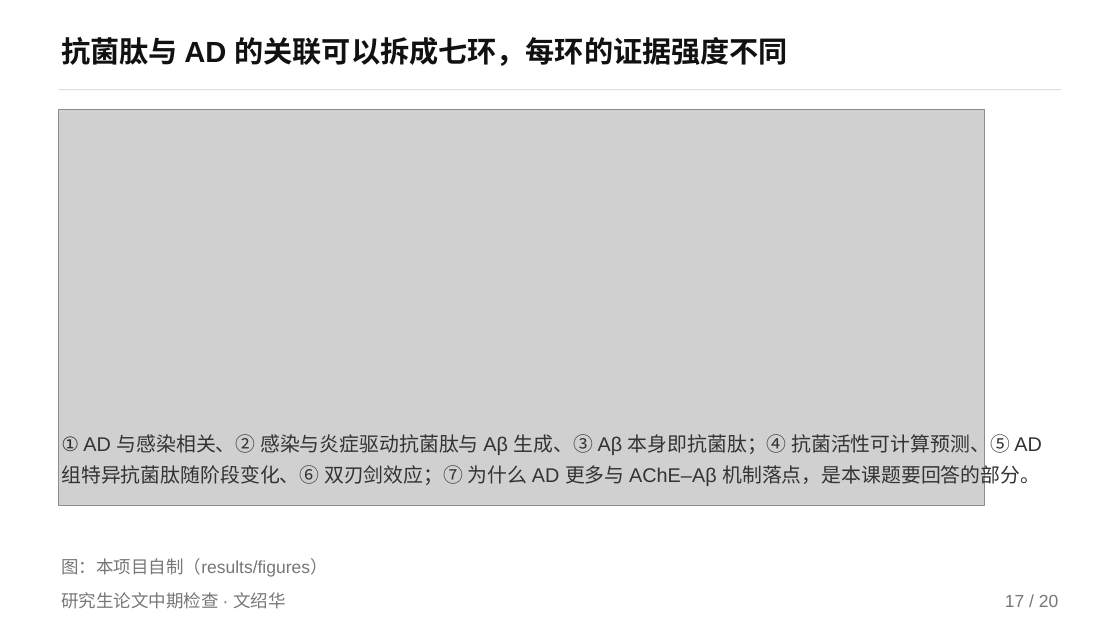
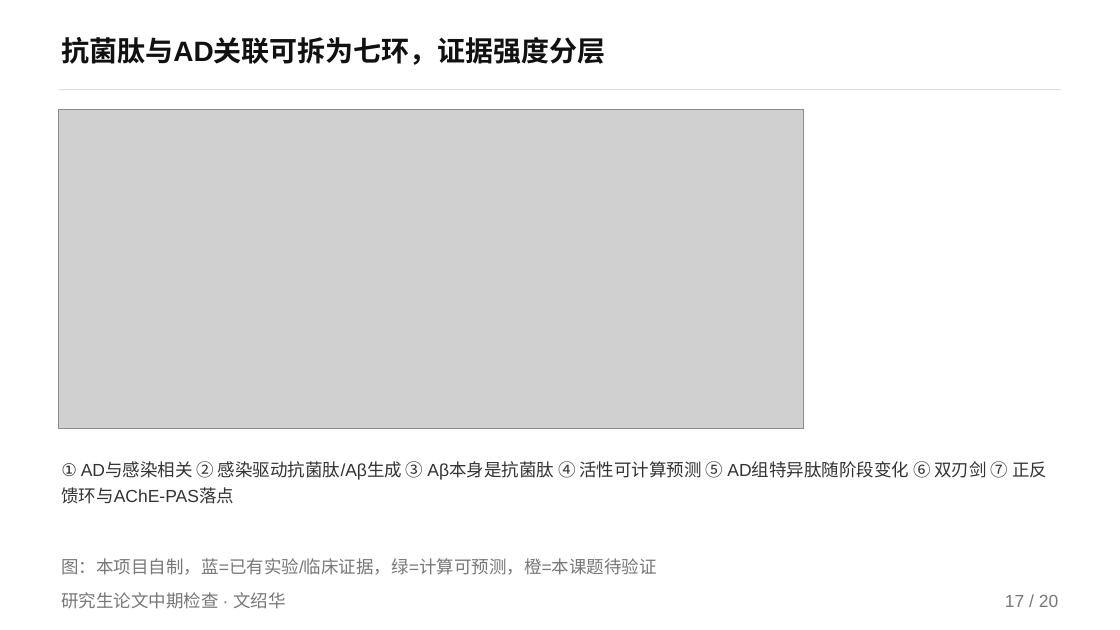
Before and after one commit to mqgg5630-cyber/zhongqi, a slide deck: slide 17 of deliverable/中期答辩_H_nature风.pptx. Drawn at 1120x630 pixels with LibreOffice and Linux fonts; fonts in the diff are those of the drawing; grey boxes stand for pictures. Boxes give left, top, right and bottom in pixels: in the first picture for what was removed or moved away, otherwise in the second. Text is boxed around its words. In the diff, an @@ line names an element or a change of style, - is before the commit and + after.

Commit message:
fix: 删除旧检查组名单，PPT排版重构无重叠，机制文献扩展至38篇覆盖8问+动力学多文献，分支同步至 arena/01a0a949-zhongqi
- 删除中期检查表中的张兴晓等6人旧名单，表格留空，build_ops/check_all适配
- 重写make_ppt_mech.py：4页机制补充页精简文字≥15pt，文本框增高，无重叠，check_ppt全OK
- 机制文档全面版：38篇文献，涵盖抗菌活性预测(Ma 2022/Santos-Junior 2024/Wan 2024)、AD感染关联(HSV-1/P.gingivalis/LPS)、宿主AMP上调(hBD-1/hBD-2/LL-37/CAP37)、AChE-PAS多文献链(Inestrosa 1996/De Ferrari 2001/Atanasova 2020)、双刃剑、谁更多、为什么多炎症关系
- 更新sync.config.json分支为arena/01a0a949-zhongqi，README说明同步命令无需改路径
- 新增docs/全面整改说明.md逐条对应用户问题

```diff
--- a/deliverable/中期答辩_H_nature风.pptx
+++ b/deliverable/中期答辩_H_nature风.pptx
@@ text at bbox=[61, 37, 605, 65]: text changed; size 25 to 24 pt @@
-抗菌肽与 AD 的关联可以拆成七环，每环的证据强度不同
+抗菌肽与AD关联可拆为七环，证据强度分层
@@ picture: place and size @@
-picture at bbox=[59, 109, 985, 506]
+picture at bbox=[59, 109, 804, 429]
@@ text at bbox=[61, 461, 1047, 504]: text changed; size 17 to 15 pt @@
-① AD 与感染相关、② 感染与炎症驱动抗菌肽与 Aβ 生成、③ Aβ 本身即抗菌肽；④ 抗菌活性可计算预测、⑤ AD 组特异抗菌肽随阶段变化、⑥ 双刃剑效应；⑦ 为什么 AD 更多与 AChE–Aβ 机制落点，是本课题要回答的部分。
+① AD与感染相关 ② 感染驱动抗菌肽/Aβ生成 ③ Aβ本身是抗菌肽 ④ 活性可计算预测 ⑤ AD组特异肽随阶段变化 ⑥ 双刃剑 ⑦ 正反馈环与AChE-PAS落点
@@ text at bbox=[61, 558, 657, 575]: text changed @@
-图：本项目自制（results/figures）
+图：本项目自制，蓝=已有实验/临床证据，绿=计算可预测，橙=本课题待验证
```
Also in this commit, not shown: 1 other slide changed, 2 slides added, 2 slides removed, 25 other files.
